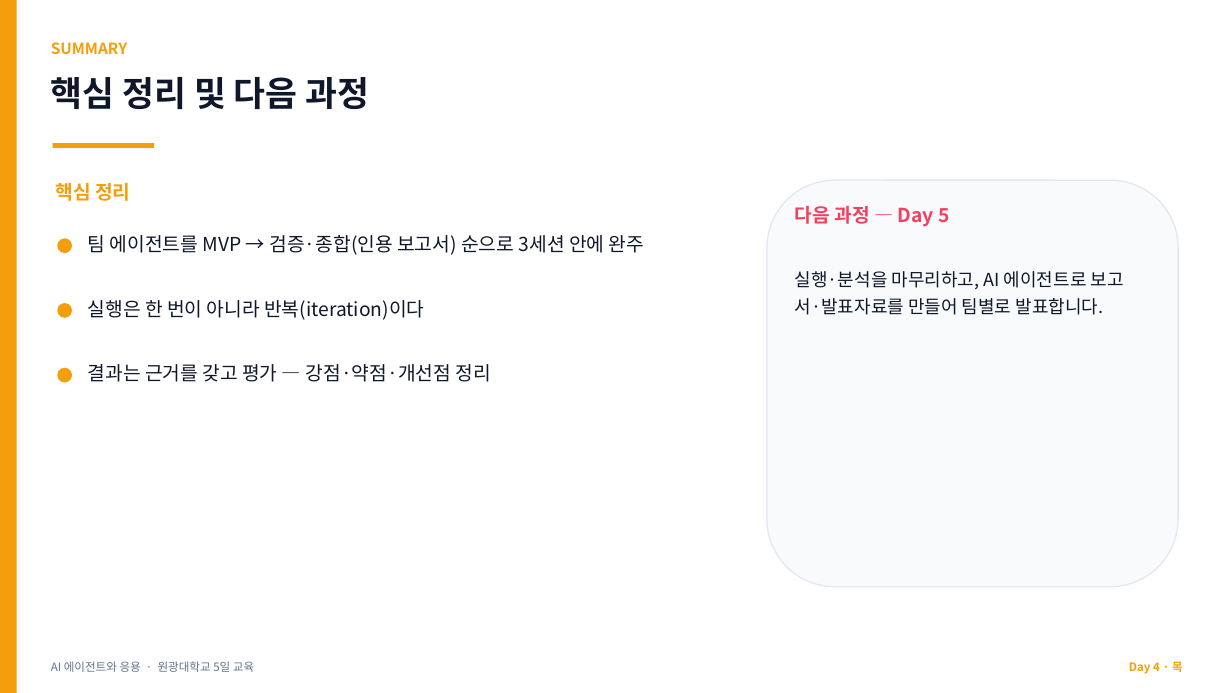
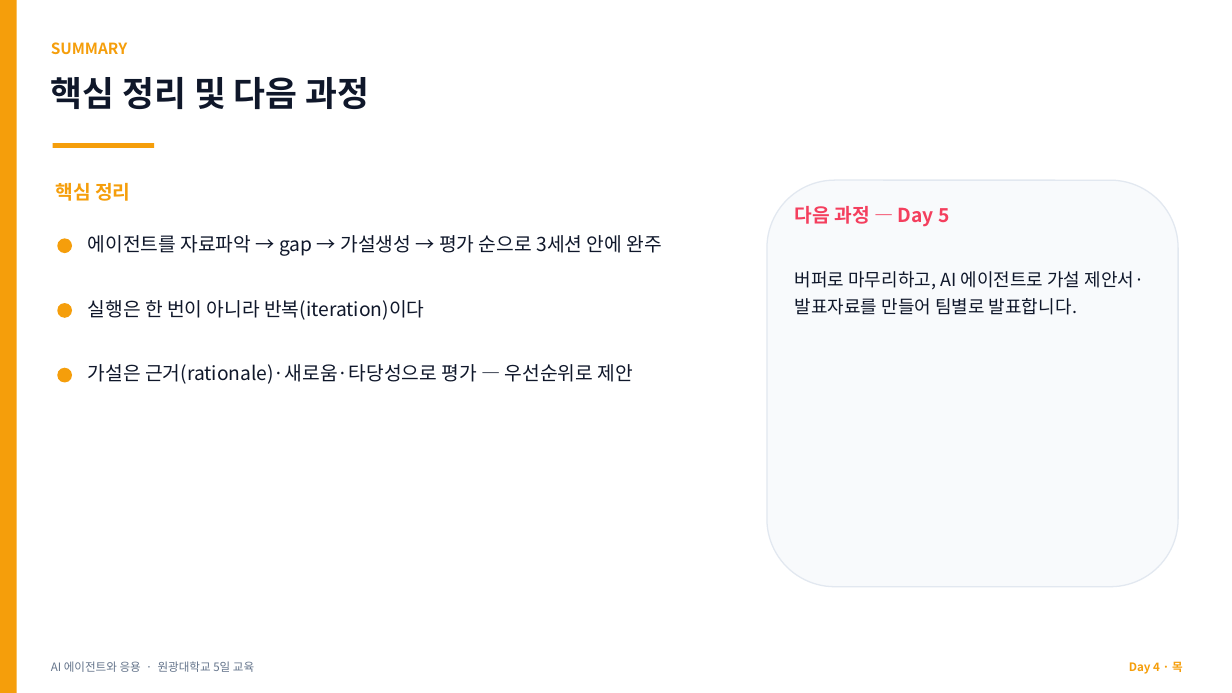
Before and after one commit to jyshin-22/wku-ai-agent-program, a slide deck: slide 23 of slides/day4.pptx. Drawn at 1232x693 pixels with LibreOffice and Linux fonts; fonts in the diff are those of the drawing. Boxes give left, top, right and bottom in pixels: in the first picture for what was removed or moved away, otherwise in the second. Text is boxed around its words. In the diff, an @@ line names an element or a change of style, - is before the commit and + after.

```diff
--- a/slides/day4.pptx
+++ b/slides/day4.pptx
@@ text at bbox=[88, 235, 661, 256]: text changed @@
-팀 에이전트를 MVP → 검증·종합(인용 보고서) 순으로 3세션 안에 완주
+에이전트를 자료파악 → gap → 가설생성 → 평가 순으로 3세션 안에 완주
@@ text at bbox=[795, 271, 1145, 315]: text changed @@
-실행·분석을 마무리하고, AI 에이전트로 보고서·발표자료를 만들어 팀별로 발표합니다.
+버퍼로 마무리하고, AI 에이전트로 가설 제안서·발표자료를 만들어 팀별로 발표합니다.
@@ text at bbox=[88, 364, 633, 384]: text changed @@
-결과는 근거를 갖고 평가 — 강점·약점·개선점 정리
+가설은 근거(rationale)·새로움·타당성으로 평가 — 우선순위로 제안
```
Also in this commit, not shown: 21 other slides changed, 18 other files.
